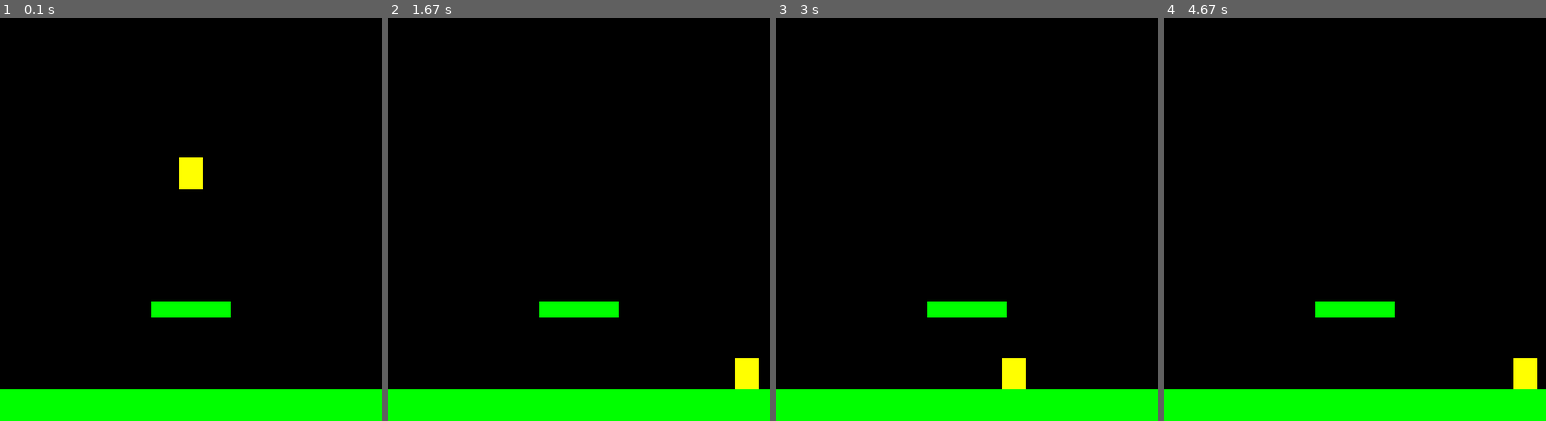
Above: before the commit, frames 1-4 (left to right).
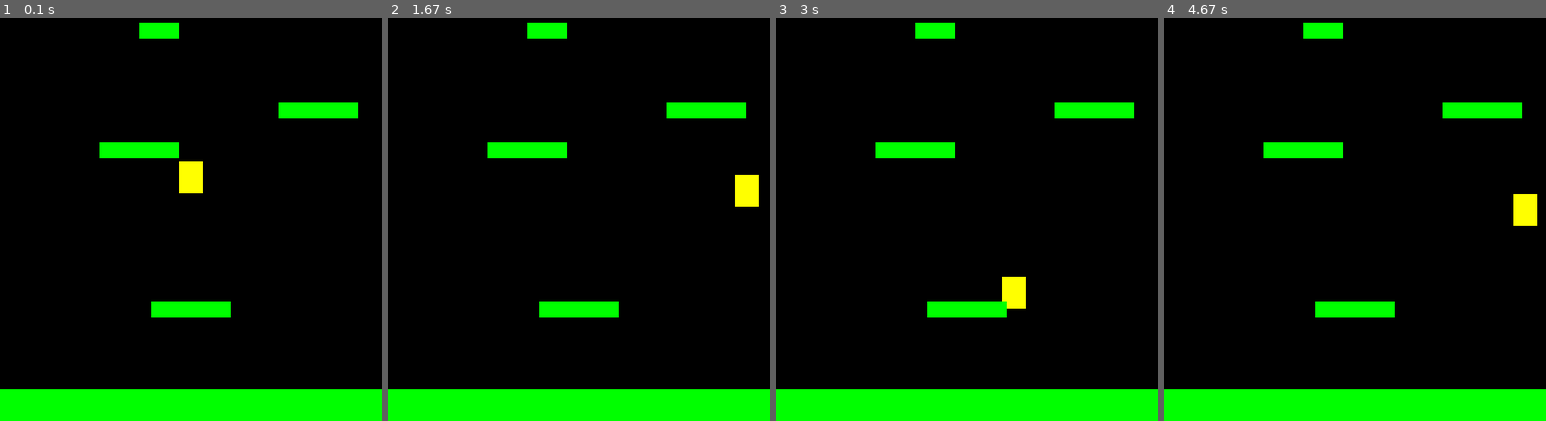
Above: after the commit, the same moments.

Repository: AnneDrottning/Pygame_PlatformJumping
Game: pygame game, started from main.py
Two runs of this game, one before a commit and one after it. Both use one fixed random seed, a clock stepped at 60 frames per second and the inputs below.
Inputs:
- Up to frame 1 (0.1 s): no input
- Up to frame 2 (1.67 s): tap Space at 0.33, 0.73, 1.03, 1.23, 1.53 s; hold Right 0.67-1.13 s; hold Right 1.17-1.63 s
- Up to frame 3 (3 s): hold Left 1.67-2.2 s; tap Space at 1.73, 2.03, 2.3, 2.6, 2.73 s; hold Left 2.23-2.63 s; hold Right from 2.67 s (still down)
- Up to frame 4 (4.67 s): tap Space at 3.03, 3.4, 3.7, 3.9, 4.2, 4.4 s; release Right at 3.3 s; hold Left 3.33-3.8 s; hold Right 3.83-4.3 s; hold Right from 4.33 s (still down)

The runs differ from the first frame. In frame 1, 2.2% of the frame differs, in the area x 26-94%, y 1-44%; in frame 2, 3.0%, in the area x 26-98%, y 1-93%; in frame 3, 3.0%; in frame 4, 3.0%.

Commit message:
Added jumping

Diff:
--- a/constants.py
+++ b/constants.py
@@ -18,3 +18,12 @@
 # Player
 PLAYER_ACCELERATION =  0.5
 PLAYER_FRICTION     = -0.12
+PLAYER_GRAVITY      =  0.8
+JUMP_HEIGHT         = -20
+
+# Starting platforms:
+PLATFORM_LIST = [(0, HEIGHT-40, WIDTH, 40),
+            (WIDTH / 2 - 50, HEIGHT * 3 / 4, 100, 20),
+            (125, HEIGHT - 350, 100, 20),
+            (350, 200, 100, 20),
+            (175, 100, 50, 20)]
--- a/main.py
+++ b/main.py
@@ -23,14 +23,12 @@
         # Create the sprites
         self.all_sprites = pg.sprite.Group()
         self.platforms   = pg.sprite.Group()
-        self.player = Player()
+        self.player = Player(self)
         self.all_sprites.add(self.player)
-        p1 = Platform(0, HEIGHT - 40, WIDTH, 40)
-        self.all_sprites.add(p1)
-        self.platforms.add(p1)
-        p2 = Platform(WIDTH / 2 - 50, HEIGHT * 3 / 4, 100, 20)
-        self.all_sprites.add(p2)
-        self.platforms.add(p2)
+        for plat in PLATFORM_LIST:
+            p = Platform(*plat) # Exploding the list
+            self.all_sprites.add(p)
+            self.platforms.add(p)
         self.run()
 
     def run(self):
@@ -47,11 +45,18 @@
         # The game loop update
         # Update:
         self.all_sprites.update()
-        hits = pg.sprite.spritecollide(self.player, self.platforms, False)
-        if hits:
-            self.player.pos.y = hits[0].rect.top
-            self.player.vel.y = 0
-
+        # Check if the player hits a platform
+        # Only want to see if we are falling
+        if self.player.vel.y > 0:
+            hits = pg.sprite.spritecollide(self.player, self.platforms, False)
+            if hits:
+                self.player.pos.y = hits[0].rect.top
+                self.player.vel.y = 0
+        # Want to check if we need to scroll the screen
+        if self.player.rect.top <= HEIGHT / 4:
+            self.player.pos.y += abs(self.player.vel.y)
+            for plat in self.platforms:
+                plat.rect.y += abs(self.player.vel.y)
 
     def events(self):
         # The game loop events
@@ -62,6 +67,9 @@
                 if self.playing:
                     self.playing = False
                 self.running = False
+            if event.type == pg.KEYDOWN:
+                if event.key == pg.K_SPACE:
+                    self.player.jump()
 
     def draw(self):
         # Drawing the game loop to the screen
--- a/sprites.py
+++ b/sprites.py
@@ -10,10 +10,11 @@
 vec = pg.math.Vector2
 
 class Player(pg.sprite.Sprite):
-    def __init__(self):
+    def __init__(self, game):
         # Initialize a pygame sprite:
         pg.sprite.Sprite.__init__(self)
-
+        # Want the player to know about the game
+        self.game  = game
         # Create a simple sprite:
         self.image = pg.Surface((30, 40))
         self.image.fill(YELLOW);
@@ -25,9 +26,17 @@
         self.vel = vec(0, 0)
         self.acc = vec(0, 0)
 
+    def jump(self):
+        # Only want to jump if we are standing on a platform
+        self.rect.x += 1
+        hits = pg.sprite.spritecollide(self, self.game.platforms, False)
+        self.rect.x -= 1
+        if hits:
+            self.vel.y = JUMP_HEIGHT
+
 
     def update(self):
-        self.acc = vec(0, 0.5)
+        self.acc = vec(0, PLAYER_GRAVITY)
         # Check what keys are pressed:
         keys = pg.key.get_pressed()
         if keys[pg.K_LEFT]:
